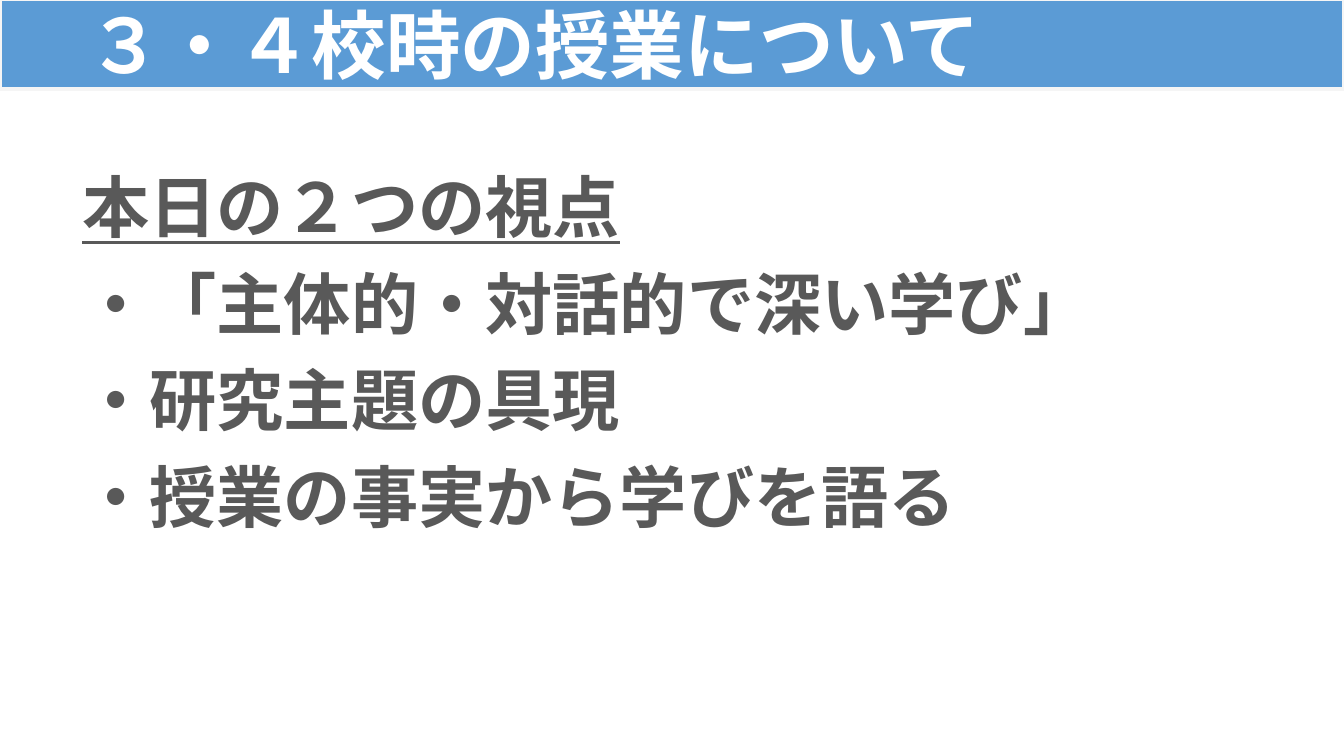
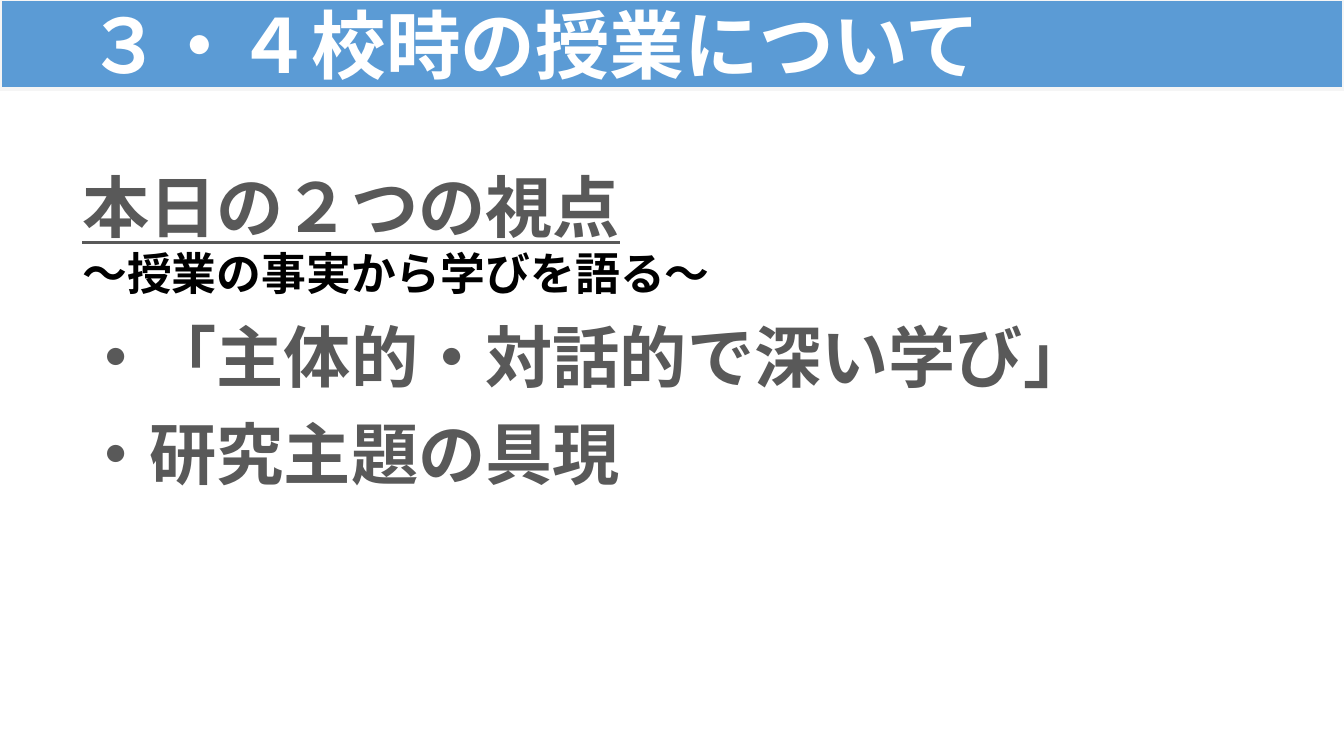
Before and after one commit to contynet730-star/con30, a slide deck: slide 2 of output/★指導課訪問★３・４校時指導助言資料（例）.pptx. Drawn at 1344x756 pixels with LibreOffice and Linux fonts; fonts in the diff are those of the drawing. Boxes give left, top, right and bottom in pixels: in the first picture for what was removed or moved away, otherwise in the second. Text is boxed around its words. In the diff, an @@ line names an element or a change of style, - is before the commit and + after.

```diff
--- a/output/★指導課訪問★３・４校時指導助言資料（例）.pptx
+++ b/output/★指導課訪問★３・４校時指導助言資料（例）.pptx
@@ text at box(82, 252, 709, 294): paragraph added @@
+〜授業の事実から学びを語る〜
@@ text at box(82, 464, 956, 528): paragraph removed @@
-・授業の事実から学びを語る
```
